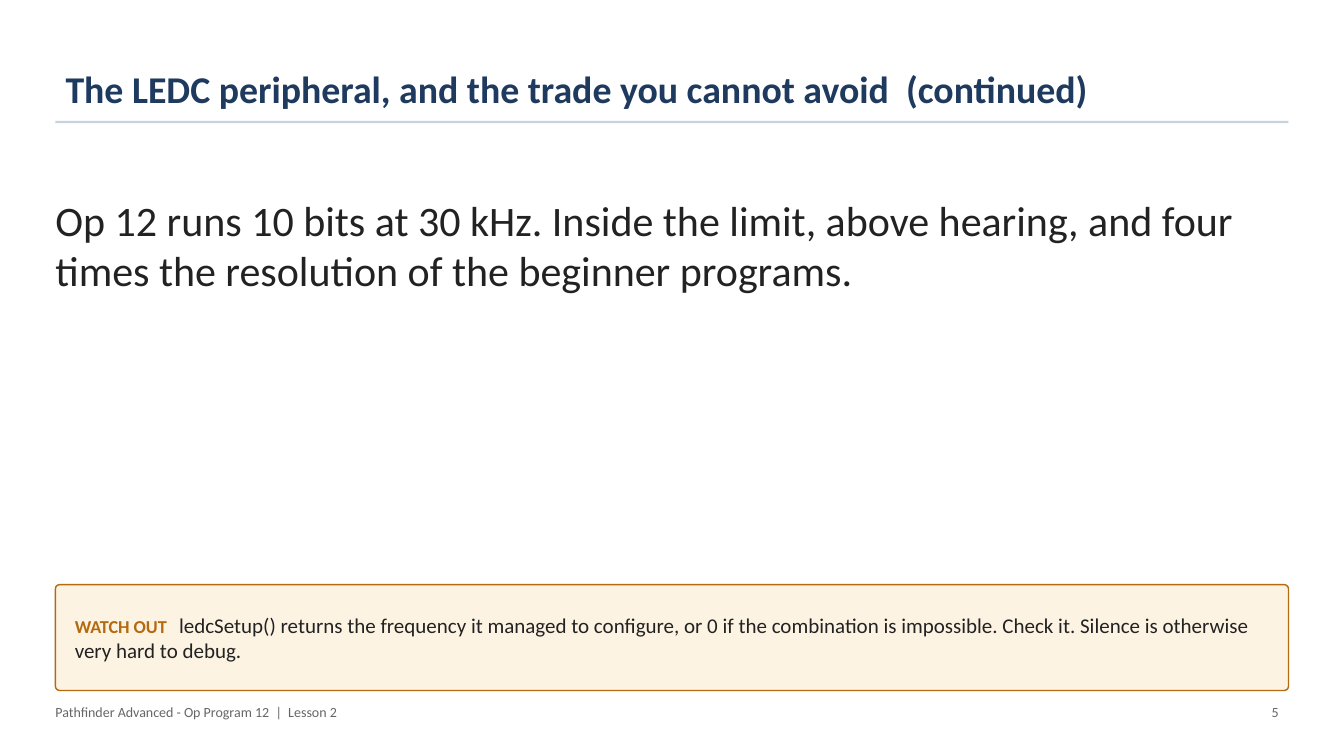
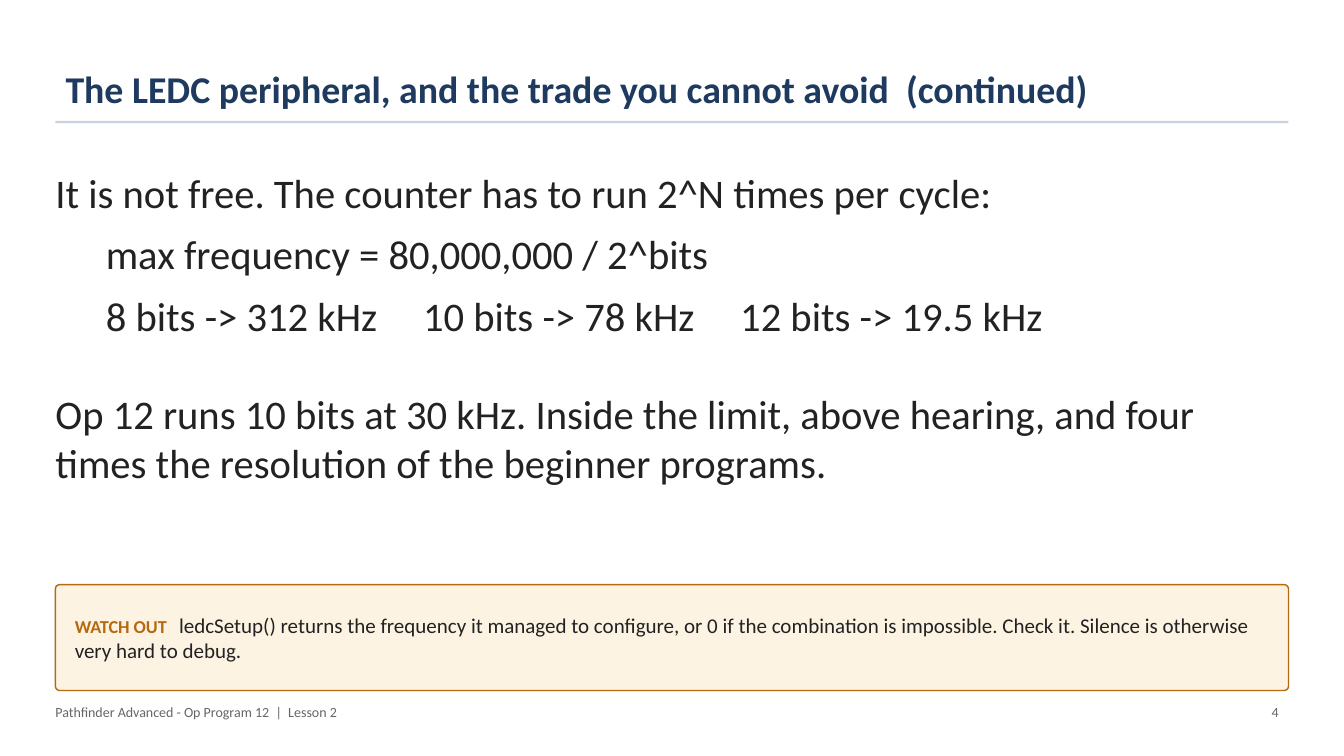
Before and after one commit to PorpoiseRobotics/porpoise-robotics, a slide deck: slide 5 of ground-vehicle/docs/courses/advanced/l2_motors_and_ramping.pptx (slide 6 before the commit). Drawn at 1344x756 pixels with LibreOffice and Linux fonts; fonts in the diff are those of the drawing. Boxes give left, top, right and bottom in pixels: in the first picture for what was removed or moved away, otherwise in the second. Text is boxed around its words. In the diff, an @@ line names an element or a change of style, - is before the commit and + after.

```diff
--- a/ground-vehicle/docs/courses/advanced/l2_motors_and_ramping.pptx
+++ b/ground-vehicle/docs/courses/advanced/l2_motors_and_ramping.pptx
@@ text at box(55, 179, 1043, 332): paragraphs added @@
+It is not free. The counter has to run 2^N times per cycle:
+  max frequency = 80,000,000 / 2^bits
+  8 bits -> 312 kHz 10 bits -> 78 kHz 12 bits -> 19.5 kHz
@@ text at box(55, 400, 1194, 485): size 30 to 29 pt in "Op 12 runs 10 bits at 30 ..." @@
@@ text at box(1272, 708, 1279, 717): text changed @@
-5
+4
```
Also in this commit, not shown: 15 other slides changed, 2 slides removed, 16 other files.
